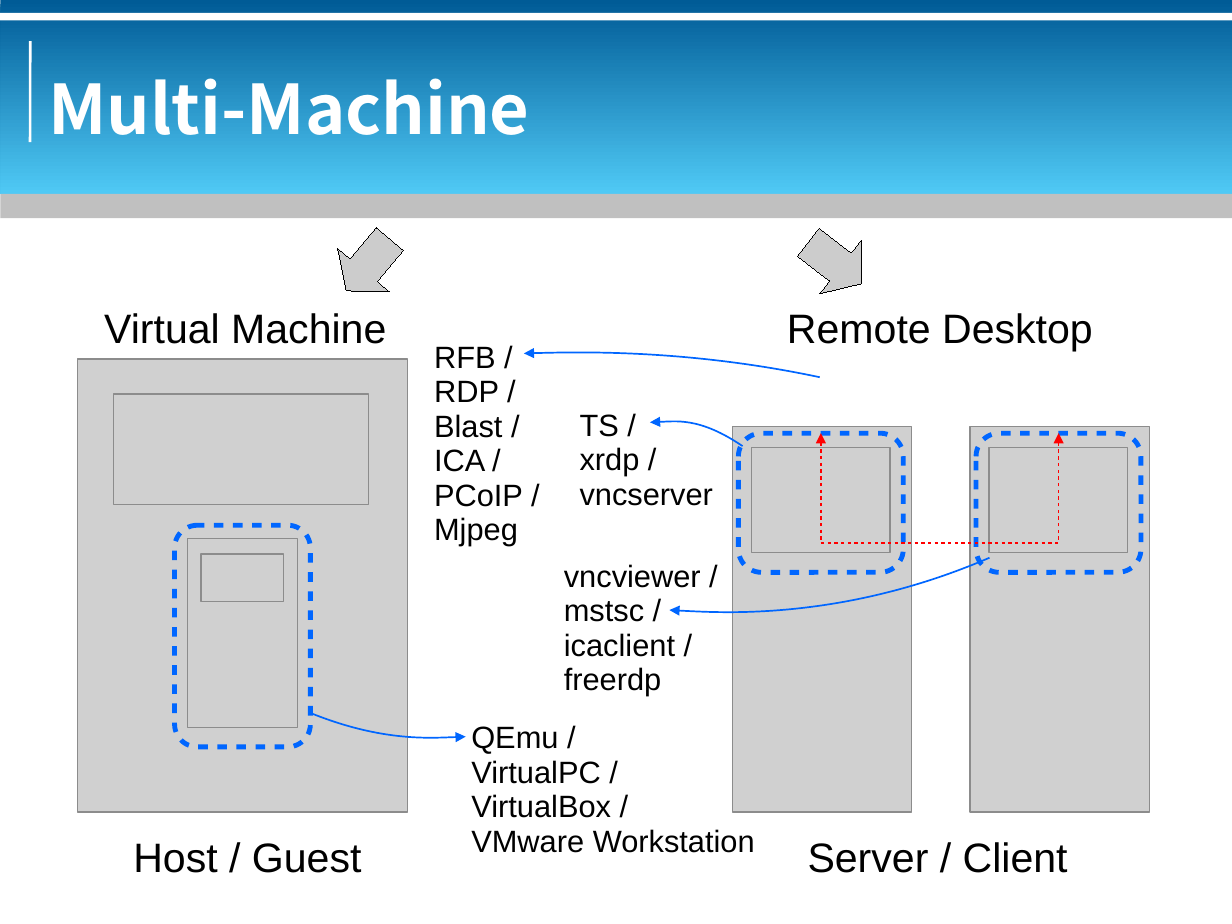
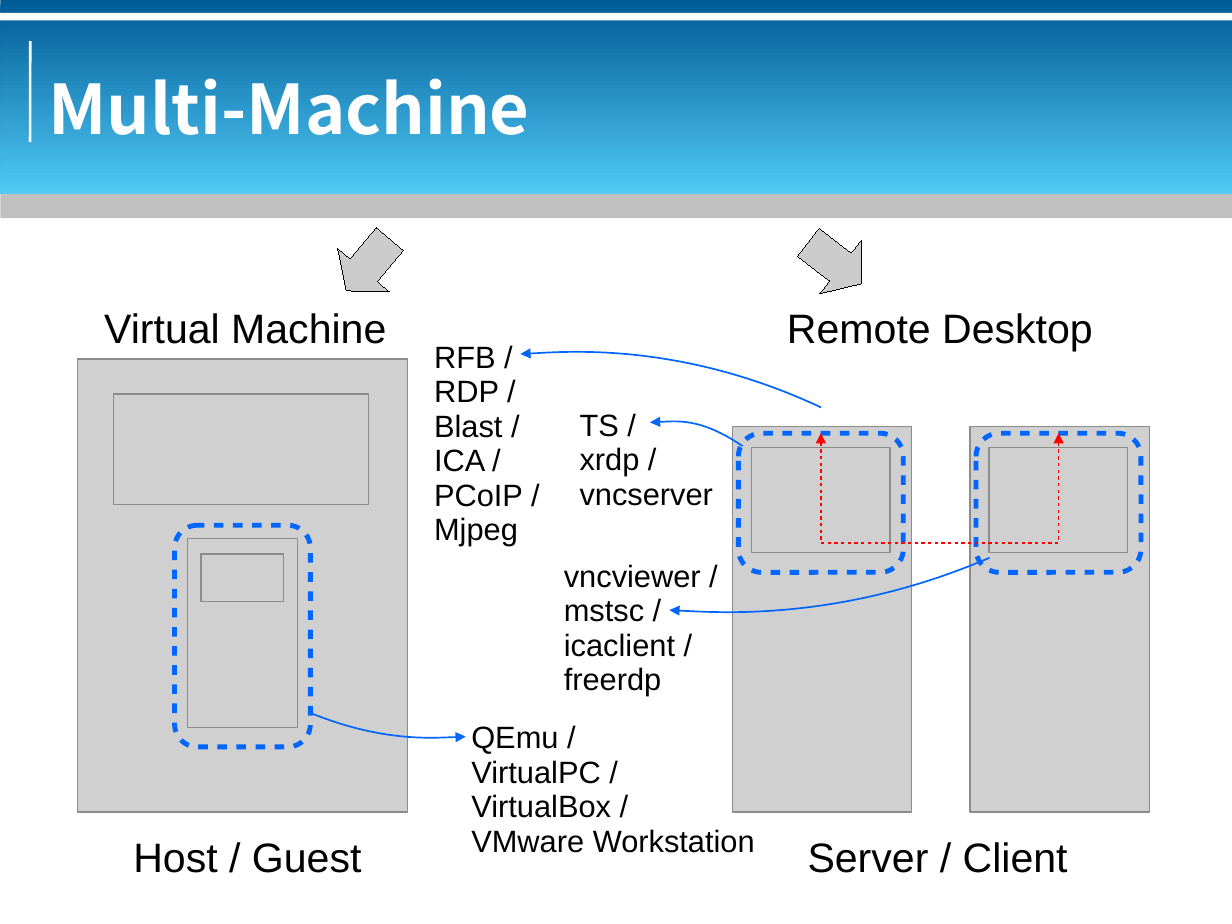
Before and after one commit to bluebat/.presentations, a slide deck: slide 6 of vdi-historical-overview.odp. Drawn at 1232x924 pixels with LibreOffice and Linux fonts; fonts in the diff are those of the drawing; grey boxes stand for pictures; background and template pictures are left out. Boxes give left, top, right and bottom in pixels: in the first picture for what was removed or moved away, otherwise in the second. Text is boxed around its words. In the diff, an @@ line names an element or a change of style, - is before the commit and + after.

```diff
--- a/vdi-historical-overview.odp
+++ b/vdi-historical-overview.odp
@@ freeform shape: place and size @@
-freeform shape at box(524, 352, 819, 377)
+freeform shape at box(520, 352, 821, 407)
```
Also in this commit, not shown: 4 other slides changed, 1 slide added, 1 other file.
